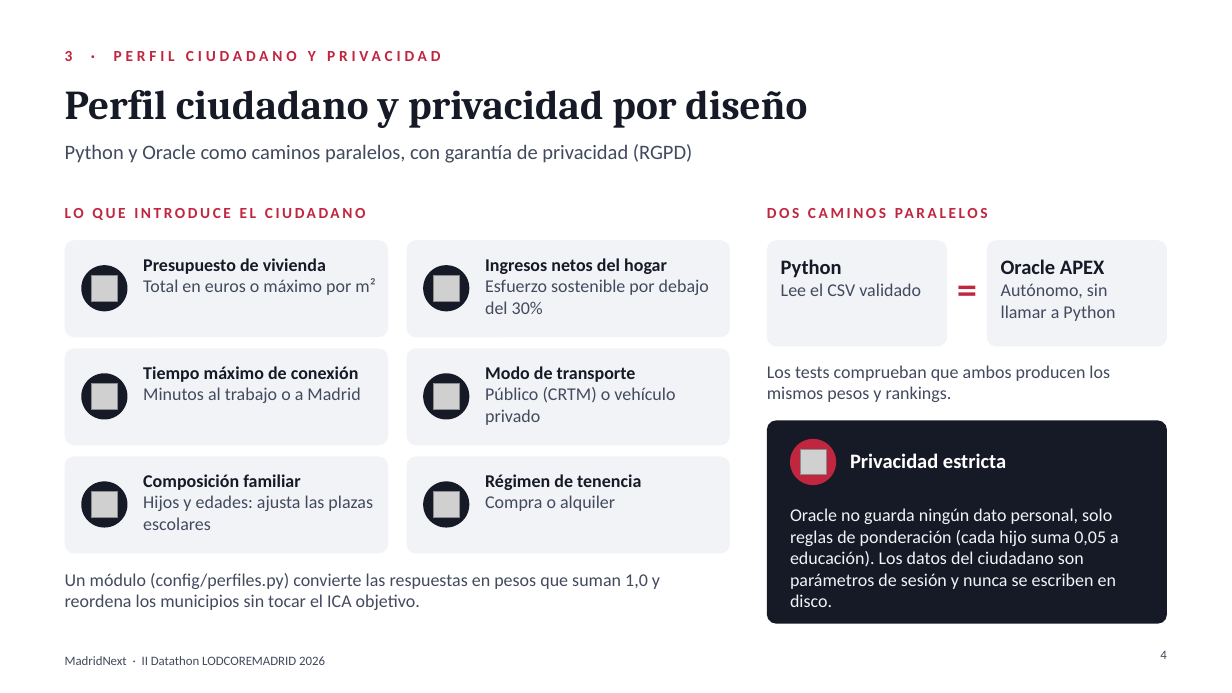
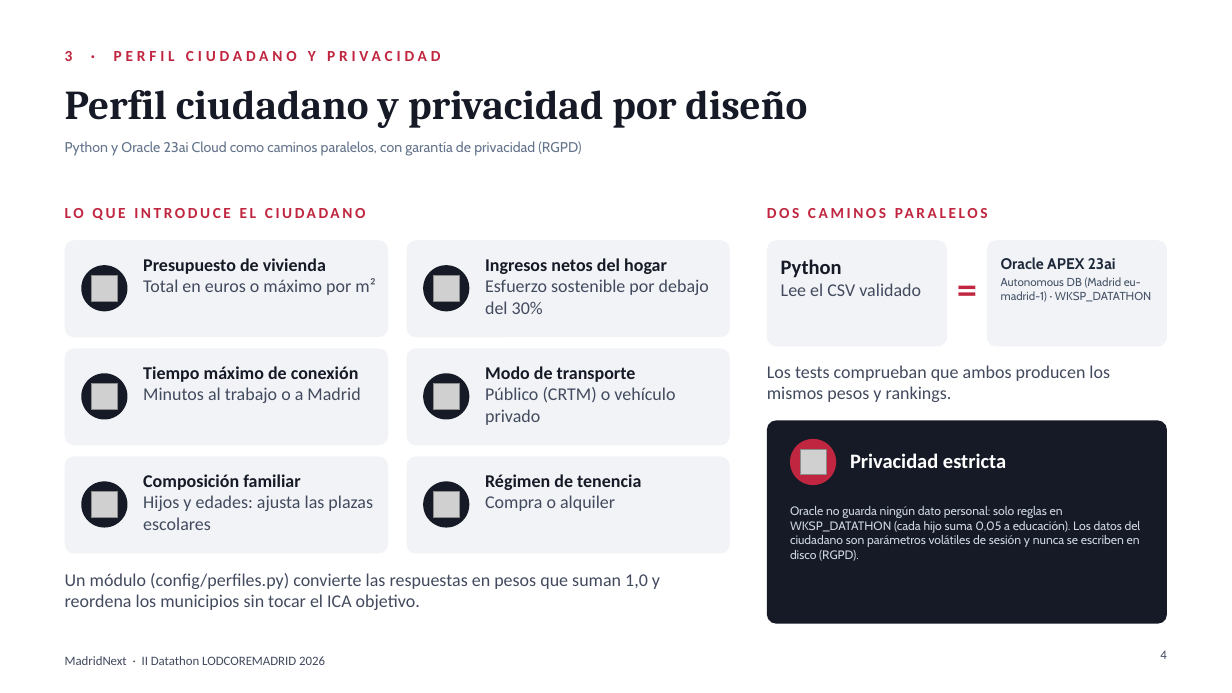
Before and after one commit to AlejandroCuntin/DatathonLodCoreMadrid, a slide deck: slide 4 of presentacion_datathon_oficial.pptx. Drawn at 1232x693 pixels with LibreOffice and Linux fonts; fonts in the diff are those of the drawing; grey boxes stand for pictures. Boxes give left, top, right and bottom in pixels: in the first picture for what was removed or moved away, otherwise in the second. Text is boxed around its words. In the diff, an @@ line names an element or a change of style, - is before the commit and + after.

Commit message:
docs(presentacion): integra despliegue Oracle 23ai Cloud, conector MCP y capa 155/179 municipios

```diff
--- a/presentacion_datathon_oficial.pptx
+++ b/presentacion_datathon_oficial.pptx
@@ text at [65,141,581,156]: text changed; size 16 to 11 pt; font Calibri to Cabin; text colour #424A5E to #64748B @@
-Python y Oracle como caminos paralelos, con garantía de privacidad (RGPD)
+Python y Oracle 23ai Cloud como caminos paralelos, con garantía de privacidad (RGPD)
@@ text at [1001,257,1151,302]: text changed; size 14 to 9 pt; font Calibri to Cabin; text colour #424A5E to #475569 @@
-Oracle APEX
-Autónomo, sin llamar a Python
+Oracle APEX 23ai
+Autonomous DB (Madrid eu-madrid-1) · WKSP_DATATHON
@@ text at [790,506,1141,561]: text changed; size 14 to 9.5 pt; font Calibri to Cabin; text colour #F1F3F6 to #CBD5E1 @@
-Oracle no guarda ningún dato personal, solo reglas de ponderación (cada hijo suma 0,05 a educación). Los datos del ciudadano son parámetros de sesión y nunca se escriben en disco.
+Oracle no guarda ningún dato personal: solo reglas en WKSP_DATATHON (cada hijo suma 0,05 a educación). Los datos del ciudadano son parámetros volátiles de sesión y nunca se escriben en disco (RGPD).
```
Also in this commit, not shown: 3 other slides changed, 2 other files.
